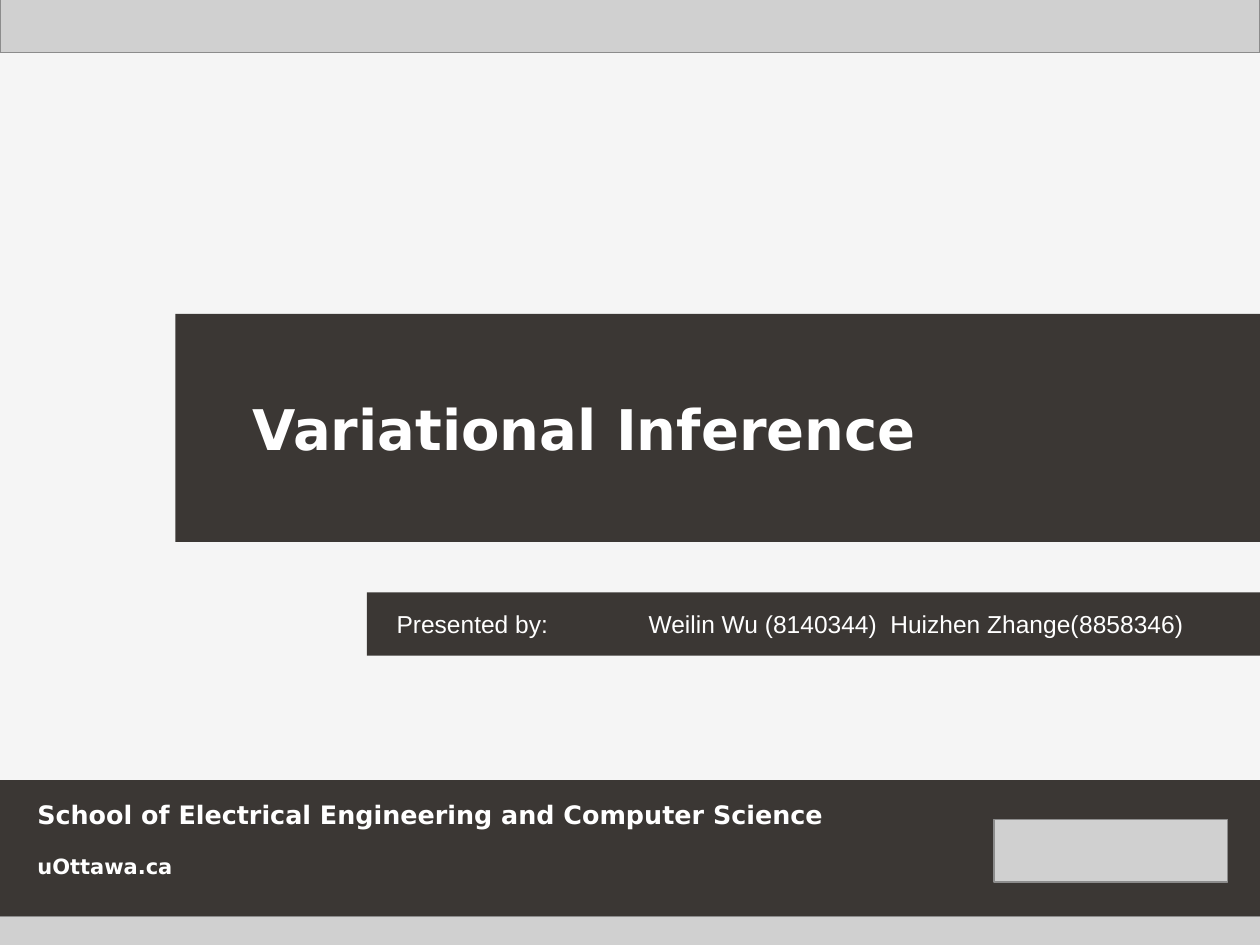
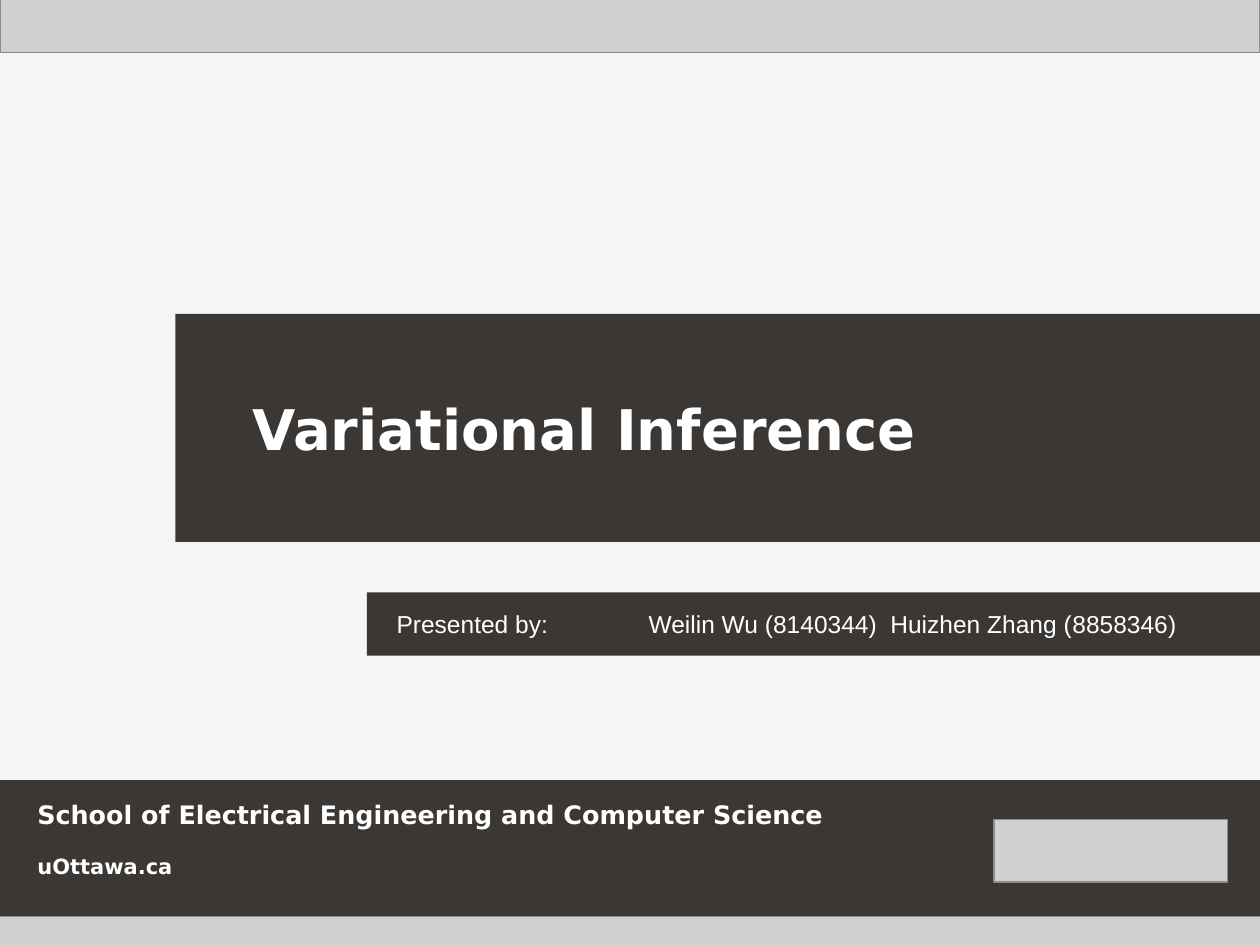
Before and after one commit to wwwmonsterlam/GraphicModelClassifierProject, a slide deck: slide 1 of presentationi.pptx. Drawn at 1260x945 pixels with LibreOffice and Linux fonts; fonts in the diff are those of the drawing; grey boxes stand for pictures; background and template pictures are left out. Boxes give left, top, right and bottom in pixels: in the first picture for what was removed or moved away, otherwise in the second. Text is boxed around its words. In the diff, an @@ line names an element or a change of style, - is before the commit and + after.

```diff
--- a/presentationi.pptx
+++ b/presentationi.pptx
@@ text at [397,615,1177,638]: text changed @@
-Presented by: Weilin Wu (8140344) Huizhen Zhange(8858346)
+Presented by: Weilin Wu (8140344) Huizhen Zhang (8858346)
```
Also in this commit, not shown: 2 other slides changed, 8 slides added.
